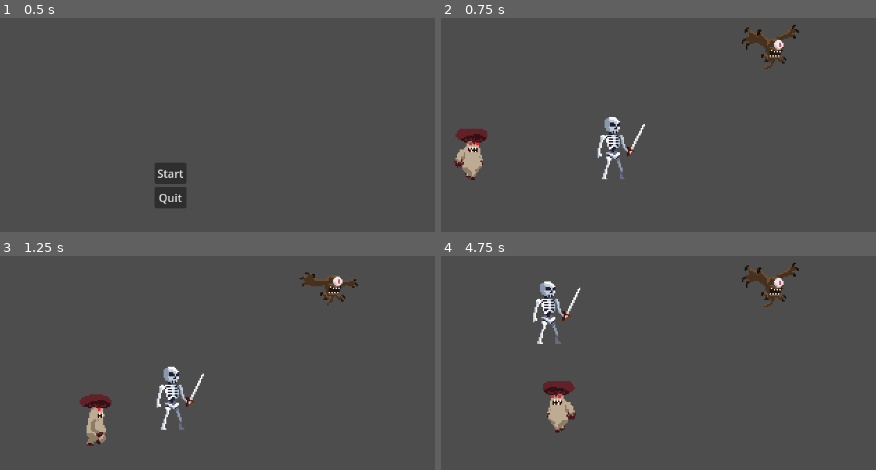
Above: before the commit, frames 1-4 (two rows, left to right).
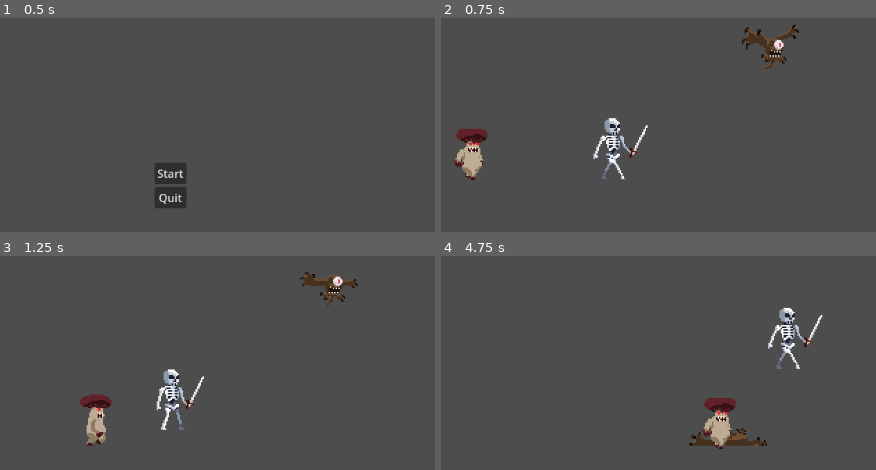
Above: after the commit, the same moments.

Repository: EdisonLing/skullsearch
Game: Godot game, scene res://scenes/menu.tscn
Same seed, same stepped clock (60 frames per second), same inputs: the game is played once before the commit and once after it.
Inputs:
- Up to frame 1 (0.5 s): no input
- Up to frame 2 (0.75 s): click "Start" at 0.5 s
- Up to frame 3 (1.25 s): no input
- Up to frame 4 (4.75 s): hold Right (move_right) 1.28-2.78 s; tap E (attack) at 1.35, 2.3, 2.85, 3.6 s; tap Space (jump) at 1.52, 1.55, 1.82, 2.1, 2.27, 2.57, 3.05, 3.77, 4.07, 4.35, 4.52 s; hold A (move_left) 2.78-3.53 s; hold Right (move_right) from 3.53 s (still down)

Frame 1 is identical in both runs. In frame 2, 1.0% of the frame differs, in the area x 34-48%, y 46-76%; in frame 3, 0.9%; in frame 4, 5.8%, in the area x 21-88%, y 3-91%.

Commit message:
SOMETHING WORKS

Diff:
--- a/skull-search/scripts/eyeball.gd
+++ b/skull-search/scripts/eyeball.gd
@@ -40,8 +40,8 @@
 		player_in_range = false
 
 func damage():
-	if player_in_range and global.player_current_attack == false:
+	if player_in_range and global.player_current_attack == true:
 		health = health - 25
-		print("eye h = ", health)
-		if health < 0:
+		print(health)
+		if health <= 0:
 			$AnimatedSprite2D.play("death")
--- a/skull-search/scripts/player.gd
+++ b/skull-search/scripts/player.gd
@@ -19,7 +19,38 @@
 		#$AnimatedSprite2D.play("death")
 		health = 0
 		player_alive = false
-	player_move(delta)
+	if not is_on_floor():
+		velocity += get_gravity() * delta
+# Handle jump.
+	if Input.is_action_just_pressed("jump") and is_on_floor():
+		velocity.y = JUMP_VELOCITY
+#Get the input direction 1, 0 -1
+	var direction := Input.get_axis("move_left", "move_right")
+
+#flip the sprite
+	if direction>0:
+		animated_sprite.flip_h = false
+	elif direction <0:
+		animated_sprite.flip_h = true
+
+	if attack_ip:
+		if not animated_sprite.is_playing():
+			attack_ip = false
+	elif is_on_floor():
+		if direction == 0:
+			animated_sprite.play("idle")
+		elif direction:
+			animated_sprite.play("walking")
+	else:
+		animated_sprite.play("jumping")
+	#play animation
+
+	if direction:
+		velocity.x = direction * SPEED
+	else:
+		velocity.x = move_toward(velocity.x, 0, SPEED)
+
+	move_and_slide()
 
 
 func player_move(delta):
@@ -62,7 +93,6 @@
 func player():
 	pass
 
-
 func _on_attack_cd_timeout() -> void:
 	enemy_attack_cooldown = true
 
@@ -79,6 +109,9 @@
 			animated_sprite.flip_h = true
 			animated_sprite.play("attack")
 			$DealAttackCD.start()
+		if dir == 0:
+			animated_sprite.play("attack")
+			$DealAttackCD.start()
 
 
 func _on_deal_attack_cd_timeout() -> void:
